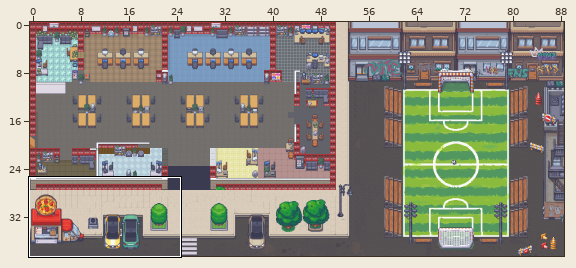
An edit to a level. Tiled map (JSON), darna04.tmj. The picture above shows the old version from afar; the outline marks the close-up.
Close-up. The starting point:
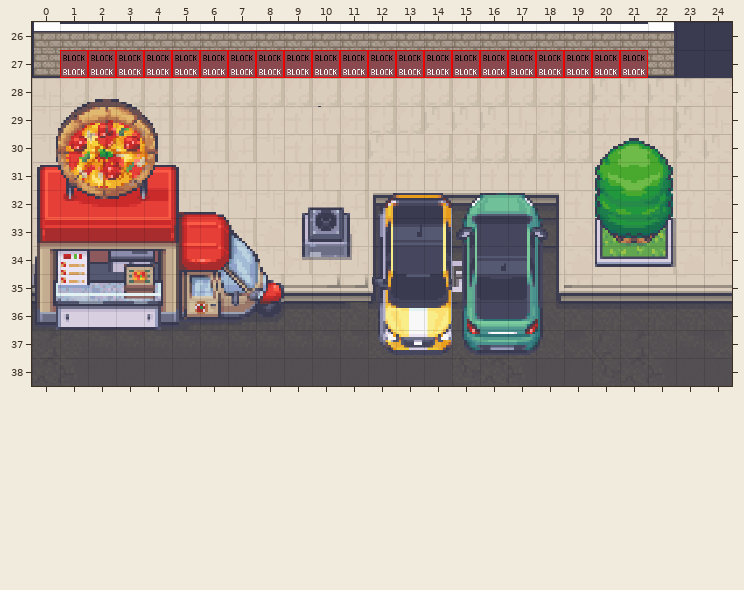
Cells are 32x32 px. Shown: x 0..24, y 26..38. The commit also changed other parts of the map, which this record leaves out. Not drawn, because the pictures are missing: unchanged layer "walls/walls1".
Now the later version:
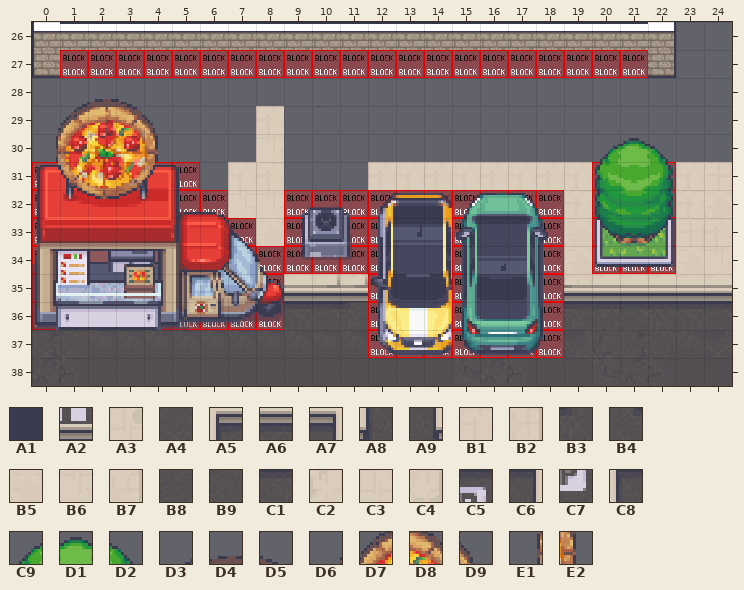
Key: from "A5_Walls_Floors_2": A1 1; from "Tileset_10_MV": A2 314, A3 394; from "Tileset_16_MV": A4 7, A5 9, A6 10, A7 11, A8 33, A9 35, B1 52, B2 53, B3 57, B4 59, B5 75, B6 76, B7 77, B8 80, B9 81, C1 124, C2 177, C3 178, C4 179, C5 341, C6 344, C7 365, C8 480; from "Tileset_1_MV": C9 132, D1 133, D2 134; from "Tileset_32_MV": D3 1, D4 2, D5 3, D6 24, D7 25, D8 27, D9 28, E1 48, E2 52.
__ is an empty cell, ## one hidden under a higher layer, .. an unchanged one.
Diff:
--- layer "start"
@@ x 20..22 @@
-30 ## ## ##
+30 __ __ __
--- layer "collisions"
@@ x 0..5 @@
-28 ## ## ## ## ## ##
-29 ## ## .. ## ## ##
-30 ## .. .. .. ## ##
+28 __ __ __ __ __ __
+29 __ __ .. __ __ __
+30 __ .. .. .. __ __
--- layer "floor/floor1" (now hidden)
@@ x 0..24 @@
-26 .. .. .. .. .. .. .. .. .. .. .. .. .. .. .. .. .. .. .. .. .. .. .. A1 A1
-27 .. .. .. .. .. .. .. .. .. .. .. .. .. .. .. .. .. .. .. .. .. .. .. A1 A1
-28 C3 C4 C4 C4 C4 C4 C4 C4 C4 C4 C4 C4 C4 C4 C4 C4 C4 C4 C4 C4 C2 C2 C2 C2 B5
-29 B6 B1 .. B2 B2 B2 B2 B2 .. B1 B1 B2 C4 C4 C2 C2 C2 C3 C4 C4 B1 B2 B2 C2 C3
-30 B6 .. .. .. B2 B2 B7 B7 .. B1 B2 B2 C2 C3 C4 C4 C4 C4 C4 C4 B1 B1 B2 C2 C2
-31 B1 .. .. .. B7 B1 B1 .. .. B2 B1 B2 .. .. .. .. .. .. .. .. B1 .. B2 .. ..
-32 A3 .. .. .. .. B6 B1 .. .. B1 B2 B7 A5 A6 A6 A6 A6 A6 A7 .. B1 .. B1 .. ..
-33 A3 .. .. .. .. .. .. B2 .. B6 .. B1 C8 .. .. B4 .. .. C6 .. B1 .. B6 .. ..
-34 B6 .. .. .. .. .. .. B6 B6 B2 B6 B6 C8 .. .. C5 .. .. C6 .. B6 B6 B7 .. ..
-35 A2 .. .. .. .. .. .. .. B7 .. .. .. A8 .. .. C7 .. .. A9 .. .. .. .. .. ..
-36 C1 .. .. .. C1 C1 C1 C1 C1 .. .. .. B3 .. .. B3 .. .. B4 .. .. .. .. .. ..
-37 .. .. .. .. .. .. .. .. .. .. .. .. B9 B9 B9 B9 B9 A4 B8 .. .. .. .. .. ..
+26 .. .. .. .. .. .. .. .. .. .. .. .. .. .. .. .. .. .. .. .. .. .. .. __ __
+27 .. .. .. .. .. .. .. .. .. .. .. .. .. .. .. .. .. .. .. .. .. .. .. __ __
+28 __ __ __ __ __ __ __ __ __ __ __ __ __ __ __ __ __ __ __ __ __ __ __ __ __
+29 __ __ .. __ __ __ __ __ .. __ __ __ __ __ __ __ __ __ __ __ __ __ __ __ __
+30 __ .. .. .. __ __ __ __ .. __ __ __ __ __ __ __ __ __ __ __ __ __ __ __ __
+31 __ .. .. .. __ __ __ .. .. __ __ __ .. .. .. .. .. .. .. .. __ .. __ .. ..
+32 __ .. .. .. .. __ __ .. .. __ __ __ __ __ __ __ __ __ __ .. __ .. __ .. ..
+33 __ .. .. .. .. .. .. __ .. __ .. __ __ .. .. __ .. .. __ .. __ .. __ .. ..
+34 __ .. .. .. .. .. .. __ __ __ __ __ __ .. .. __ .. .. __ .. __ __ __ .. ..
+35 __ .. .. .. .. .. .. .. __ .. .. .. __ .. .. __ .. .. __ .. .. .. .. .. ..
+36 __ .. .. .. __ __ __ __ __ .. .. .. __ .. .. __ .. .. __ .. .. .. .. .. ..
+37 .. .. .. .. .. .. .. .. .. .. .. .. __ __ __ __ __ __ __ .. .. .. .. .. ..
--- layer "floor/floor2"
@@ x 0..22 @@
-28 .. D3 D4 D5 .. .. .. .. .. .. .. .. .. .. .. .. .. .. .. .. .. .. ..
-29 D6 D7 .. D8 D9 .. .. .. .. .. .. .. .. .. .. .. .. .. .. .. .. .. ..
-30 E1 .. .. .. E2 .. .. .. .. .. .. .. .. .. .. .. .. .. .. .. C9 D1 D2
+28 .. __ __ __ .. .. .. .. .. .. .. .. .. .. .. .. .. .. .. .. .. .. ..
+29 __ __ .. __ __ .. .. .. .. .. .. .. .. .. .. .. .. .. .. .. .. .. ..
+30 __ .. .. .. __ .. .. .. .. .. .. .. .. .. .. .. .. .. .. .. __ __ __
--- layer "above/Above1"
@@ x 0..22 @@
-28 .. __ __ __ .. .. .. .. .. .. .. .. .. .. .. .. .. .. .. .. .. .. ..
-29 __ __ .. __ __ .. .. .. .. .. .. .. .. .. .. .. .. .. .. .. .. .. ..
-30 __ .. .. .. __ .. .. .. .. .. .. .. .. .. .. .. .. .. .. .. __ __ __
+28 .. D3 D4 D5 .. .. .. .. .. .. .. .. .. .. .. .. .. .. .. .. .. .. ..
+29 D6 D7 .. D8 D9 .. .. .. .. .. .. .. .. .. .. .. .. .. .. .. .. .. ..
+30 E1 .. .. .. E2 .. .. .. .. .. .. .. .. .. .. .. .. .. .. .. C9 D1 D2
Boxes around the changes in both close-ups, in picture pixels (x1, y1, x2, y2):
changed: (32, 22, 732, 358)
